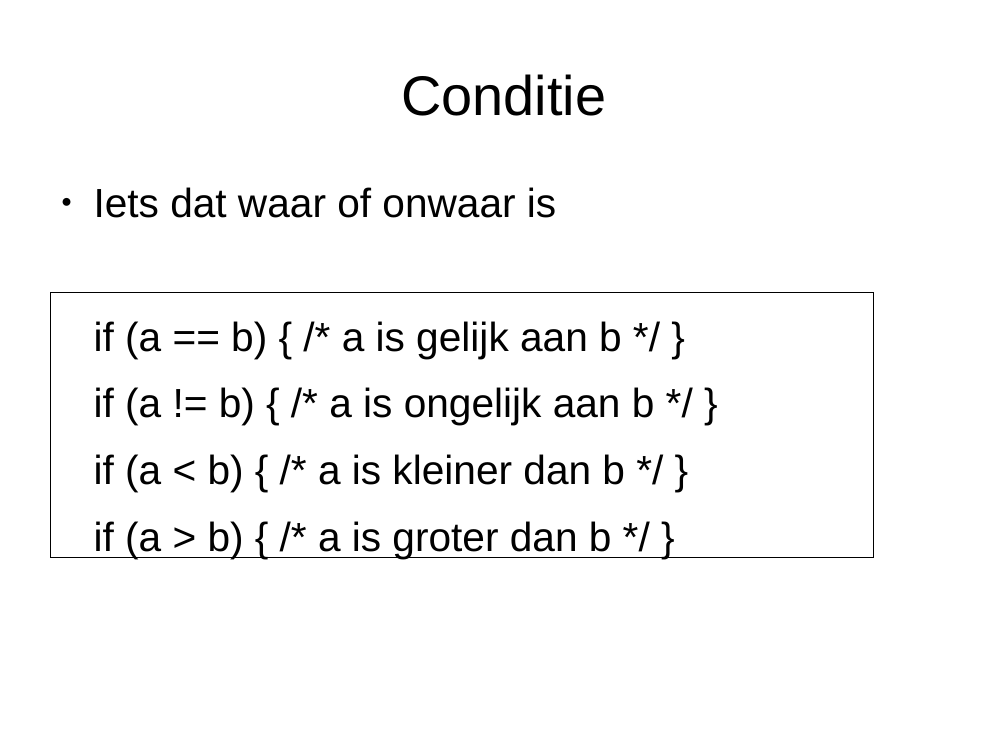
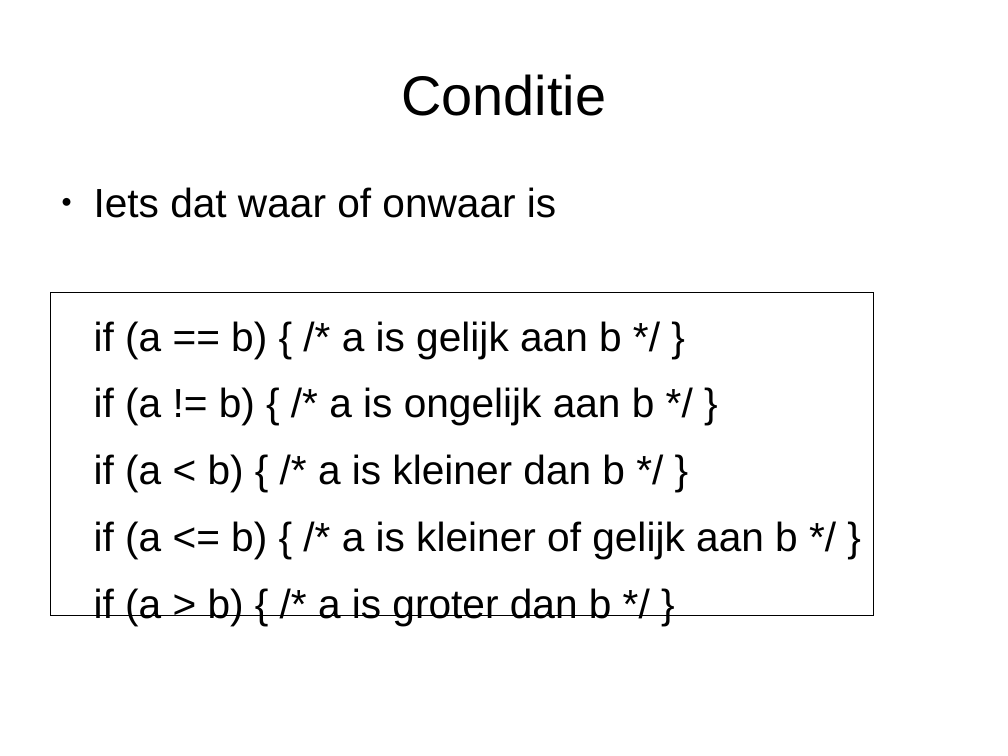
Before and after one commit to djog/arduino_cursus, a slide deck: slide 28 of Presentaties/Flitsuitleg3.odp (slide 26 before the commit). Drawn at 1008x756 pixels with LibreOffice and Linux fonts; fonts in the diff are those of the drawing. Boxes give left, top, right and bottom in pixels: in the first picture for what was removed or moved away, otherwise in the second. Text is boxed around its words. In the diff, an @@ line names an element or a change of style, - is before the commit and + after.

```diff
--- a/Presentaties/Flitsuitleg3.odp
+++ b/Presentaties/Flitsuitleg3.odp
@@ rectangle: place and size @@
-rectangle at bbox=[50, 293, 874, 558]
+rectangle at bbox=[50, 293, 874, 616]
@@ text at bbox=[94, 521, 798, 559]: paragraph added @@
+if (a <= b) { /* a is kleiner of gelijk aan b */ }
```
Also in this commit, not shown: 1 other slide changed, 28 slides added, 18 slides removed, 4 other files.
